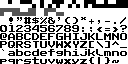
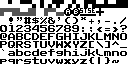
Layered file, before and after one edit (128x64). Changes by layer:
painted on "Background" over 64, 8, 104, 16
